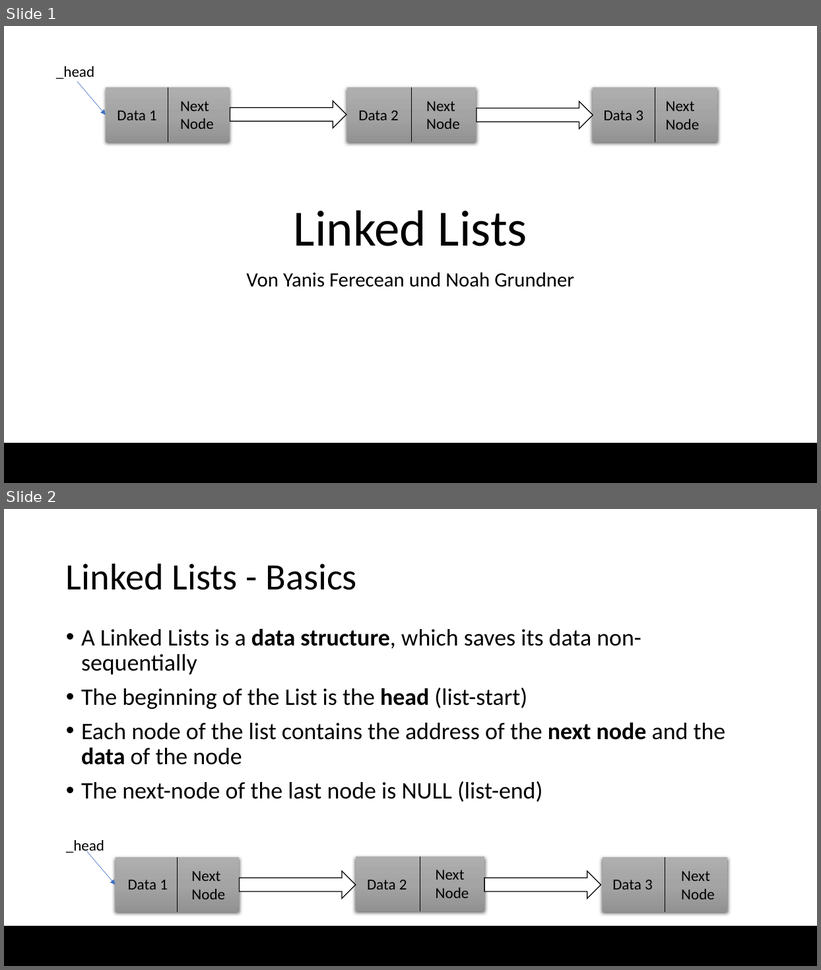
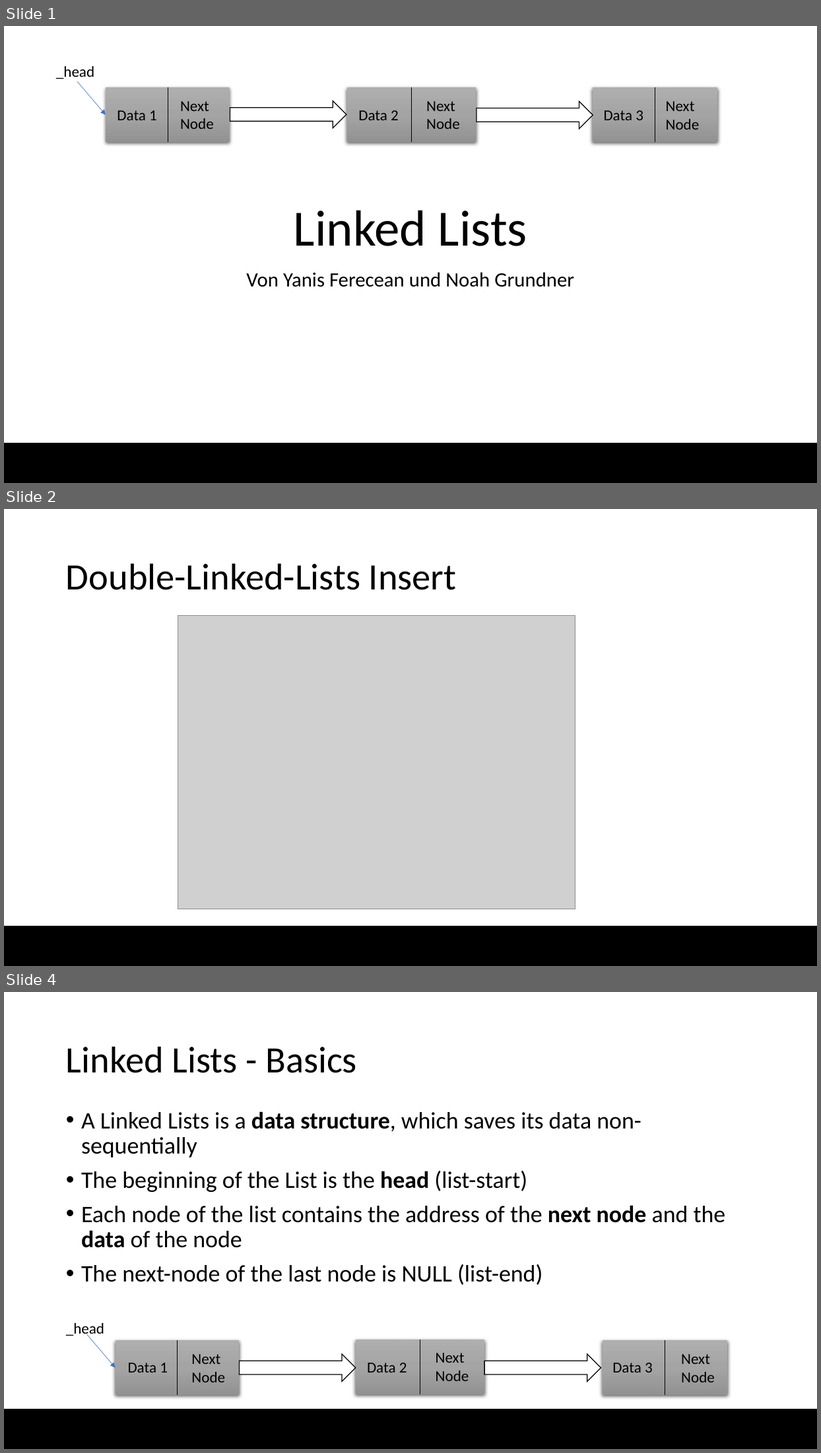
Before and after one commit to Noah274/Grundner-Ferecean-Linked-List-2022, a slide deck: Linked_List.pptx. Shown one above the other, each under a label of ours: slides 1 and 2 before the commit, slides 1, 2 and 4 after it; the slides between them are not shown. The pictures are 821x970 and 821x1453 pixels, drawn with LibreOffice and Linux fonts; fonts in the diff are those of the drawing; grey boxes stand for pictures; background and template pictures are left out. Boxes give left, top, right and bottom in pixels: in the first picture for what was removed or moved away, otherwise in the second. Text is boxed around its words. In the diff, an @@ line names an element or a change of style, - is before the commit and + after.

Commit message:
added the double linked list pictures

```diff
--- a/Linked_List.pptx
+++ b/Linked_List.pptx
@@ slide 2 added at (x1=4, y1=509, x2=817, y2=966), background #FFFFFF; not listed: 1 template element that a slide beside it also shows @@
@@ title added at (x1=66, y1=563, x2=456, y2=590), 44 pt, text #000000 @@
+Double-Linked-Lists Insert
@@ picture added at (x1=178, y1=616, x2=576, y2=909) @@
@@ what was slide 2 is now slide 4 @@
```
Also in this commit, not shown: 1 other slide added.
